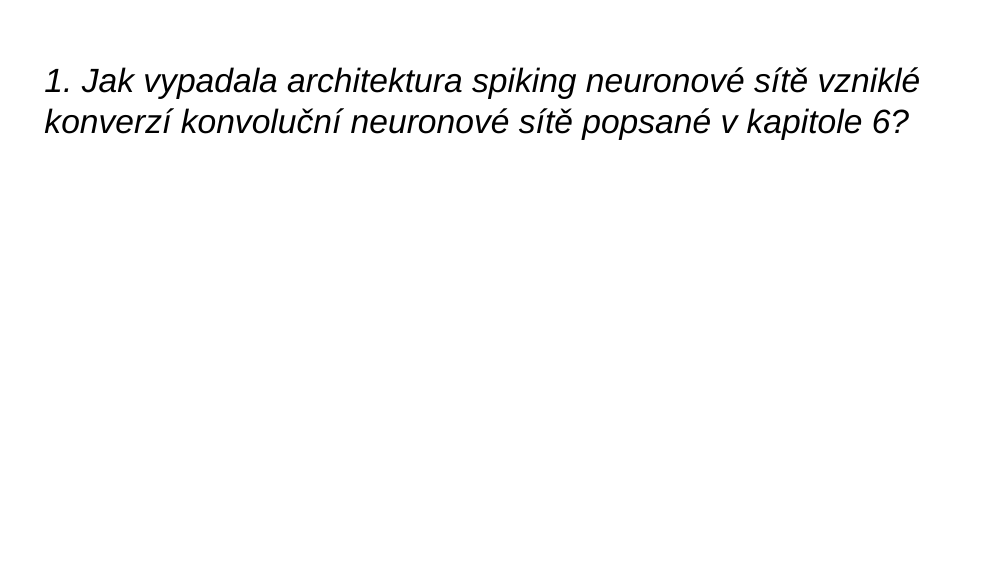
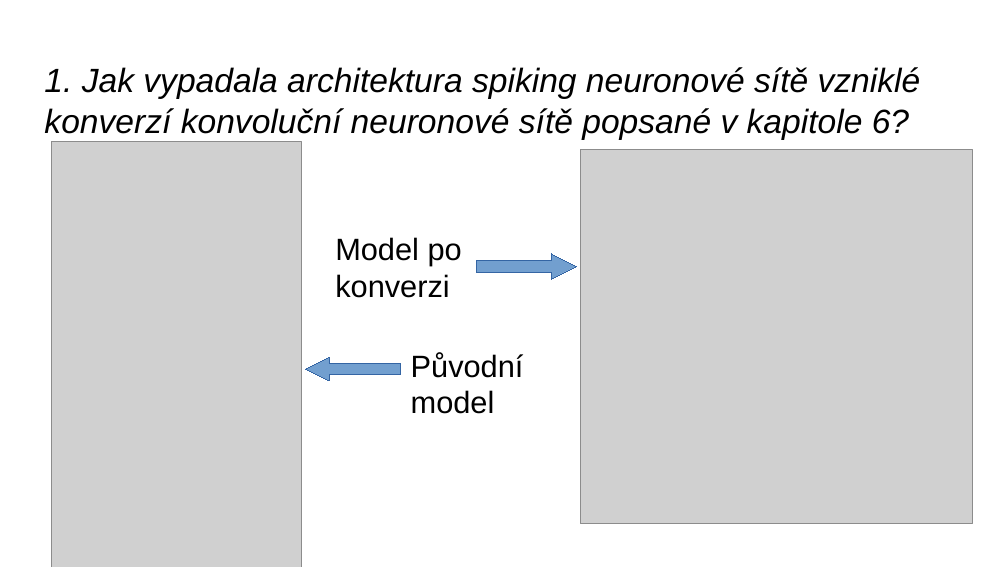
Before and after one commit to RKCZ/Extension-of-neural-network-architecture, a slide deck: slide 8 of Obhajoba.odp. Drawn at 1008x567 pixels with LibreOffice and Linux fonts; fonts in the diff are those of the drawing; grey boxes stand for pictures. Boxes give left, top, right and bottom in pixels: in the first picture for what was removed or moved away, otherwise in the second. Text is boxed around its words. In the diff, an @@ line names an element or a change of style, - is before the commit and + after.

```diff
--- a/Obhajoba.odp
+++ b/Obhajoba.odp
@@ picture added at bbox=[51, 142, 301, 567] @@
@@ picture added at bbox=[581, 149, 973, 523] @@
@@ text added at bbox=[335, 237, 462, 298], 22 pt, text #000000 @@
+Model po konverzi
@@ right arrow added at bbox=[476, 254, 576, 279], fill #729FCF, outline #3465A4 0 pt @@
@@ left arrow added at bbox=[305, 357, 400, 381], fill #729FCF, outline #3465A4 0 pt @@
@@ text added at bbox=[411, 352, 524, 414], 22 pt, text #000000 @@
+Původní model
```
Also in this commit, not shown: 1 other slide changed.
